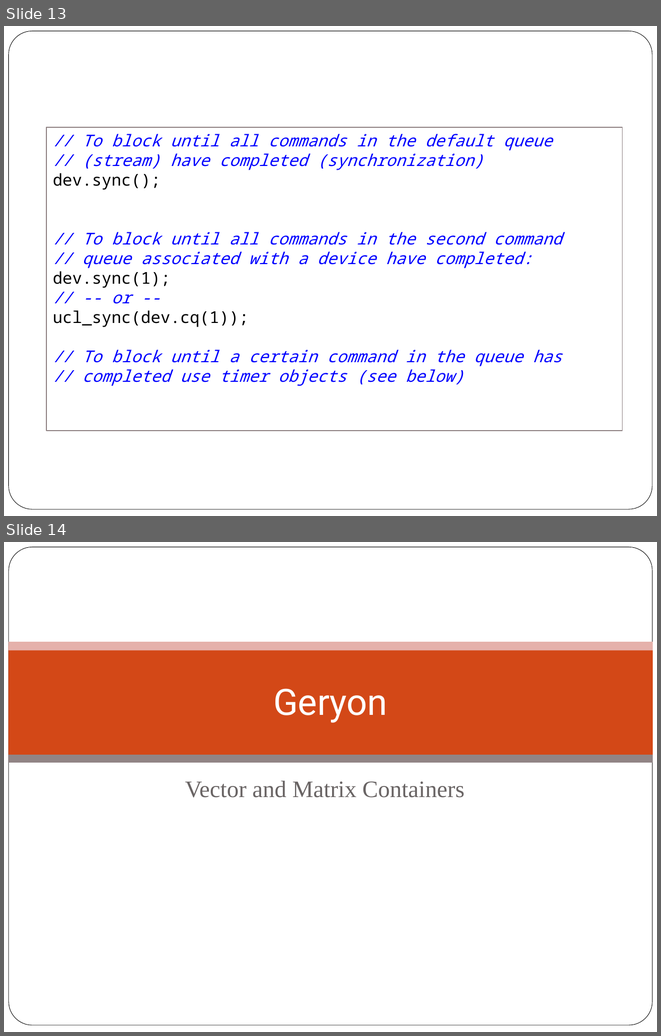
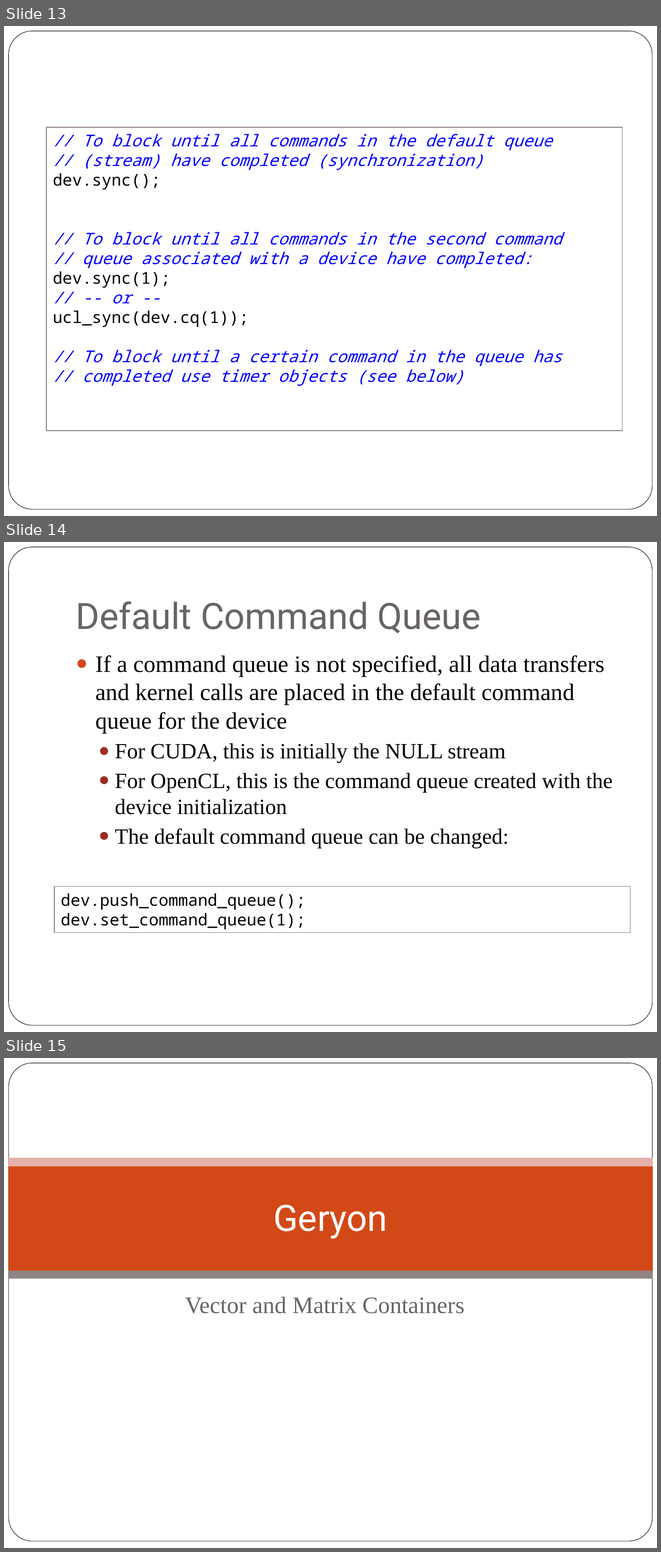
Before and after one commit to scicomp/geryon, a slide deck: geryon.pptx. Shown one above the other, each under a label of ours: slides 13 and 14 before the commit, slides 13, 14 and 15 after it. The pictures are 661x1036 and 661x1552 pixels, drawn with LibreOffice and Linux fonts; fonts in the diff are those of the drawing; background and template pictures are left out. Boxes give left, top, right and bottom in pixels: in the first picture for what was removed or moved away, otherwise in the second. Text is boxed around its words. In the diff, an @@ line names an element or a change of style, - is before the commit and + after.

```diff
--- a/geryon.pptx
+++ b/geryon.pptx
@@ slide 14 added at bbox=[4, 542, 657, 1032], background #FFFFFF; not listed: 1 template element that a slide beside it also shows @@
@@ title added at bbox=[76, 601, 481, 633], 40 pt, text #696464 @@
+Default Command Queue
@@ text added at bbox=[95, 655, 612, 848], 24 pt, text #000000 @@
+● If a command queue is not specified, all data transfers and kernel calls are placed in the default command queue for the device
+  ● For CUDA, this is initially the NULL stream
+  ● For OpenCL, this is the command queue created with the device initialization
+  ● The default command queue can be changed:
@@ rectangle added at bbox=[54, 886, 630, 933], fill #FFFFFF, outline #918485 1 pt, 18 pt, text #000000 @@
+dev.push_command_queue();
+dev.set_command_queue(1);
@@ what was slide 14 is now slide 15 @@
```
Also in this commit, not shown: 1 slide changed.
